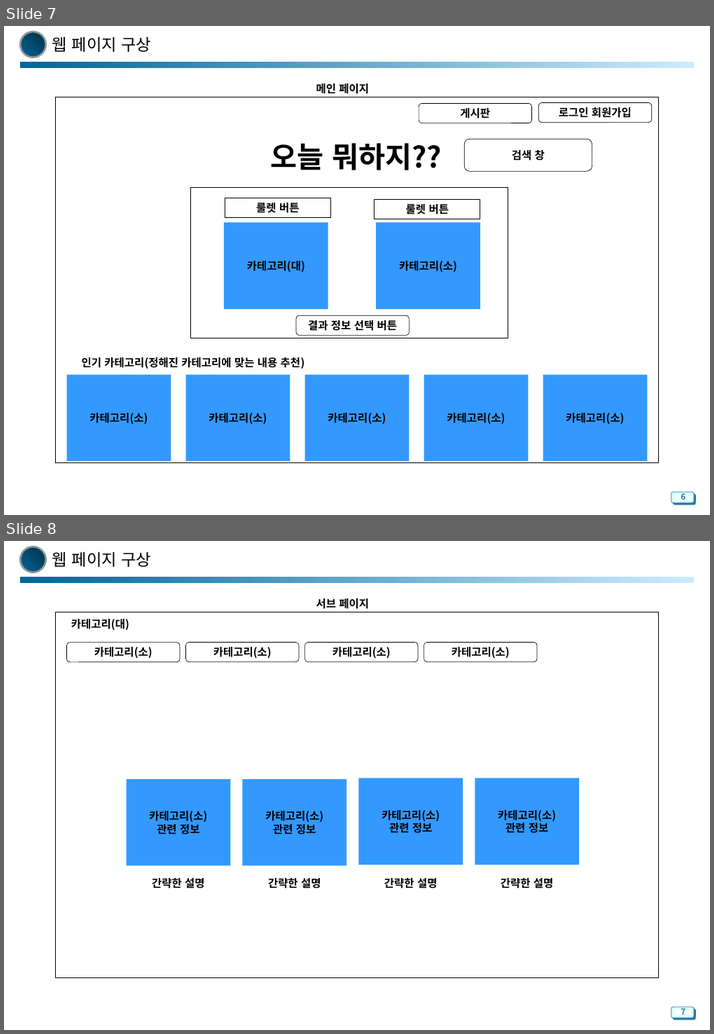
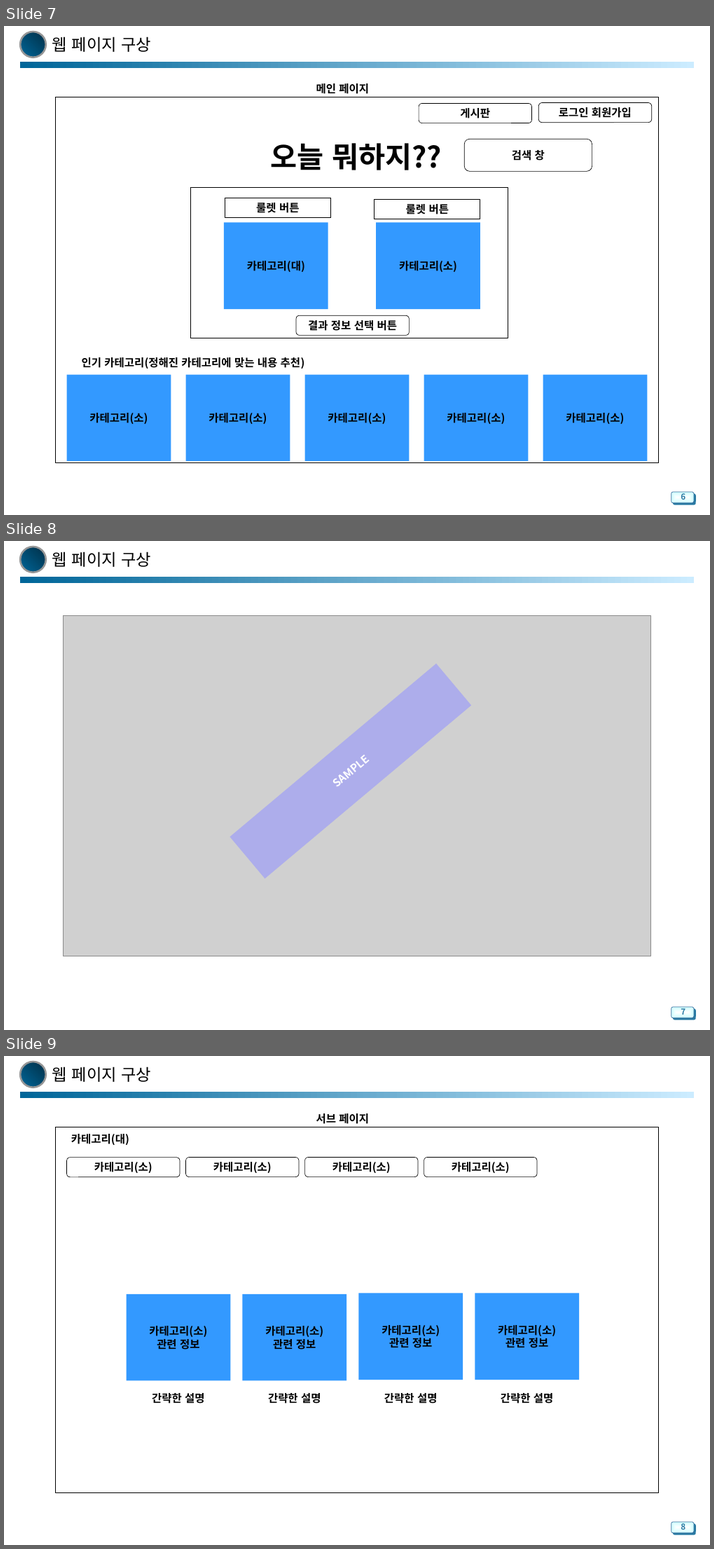
Before and after one commit to power080900/exerciseproject, a slide deck: 2022.02.23_인터페이스 개발 프로젝트 계획서(5조).pptx. Shown one above the other, each under a label of ours: slides 7 and 8 before the commit, slides 7, 8 and 9 after it. The pictures are 714x1034 and 714x1549 pixels, drawn with LibreOffice and Linux fonts; fonts in the diff are those of the drawing; grey boxes stand for pictures; background and template pictures are left out. Boxes give left, top, right and bottom in pixels: in the first picture for what was removed or moved away, otherwise in the second. Text is boxed around its words. In the diff, an @@ line names an element or a change of style, - is before the commit and + after.

```diff
--- a/2022.02.23_인터페이스 개발 프로젝트 계획서(5조).pptx
+++ b/2022.02.23_인터페이스 개발 프로젝트 계획서(5조).pptx
@@ slide 8 added at (4,541,710,1030), background #FFFFFF; not listed: 4 template elements that a slide beside it also shows @@
@@ text added at (52,551,152,567), 18 pt, text #000000 @@
+웹 페이지 구상
@@ picture added at (63,615,650,956) @@
@@ text added at (215,743,485,799), 12 pt, text #FFFFFF, bold @@
+SAMPLE
@@ what was slide 8 is now slide 9 @@
@@ page number at (680,1521,685,1529): text changed @@
-7
+8
```
Also in this commit, not shown: 1 slide changed, 1 other slide added.
